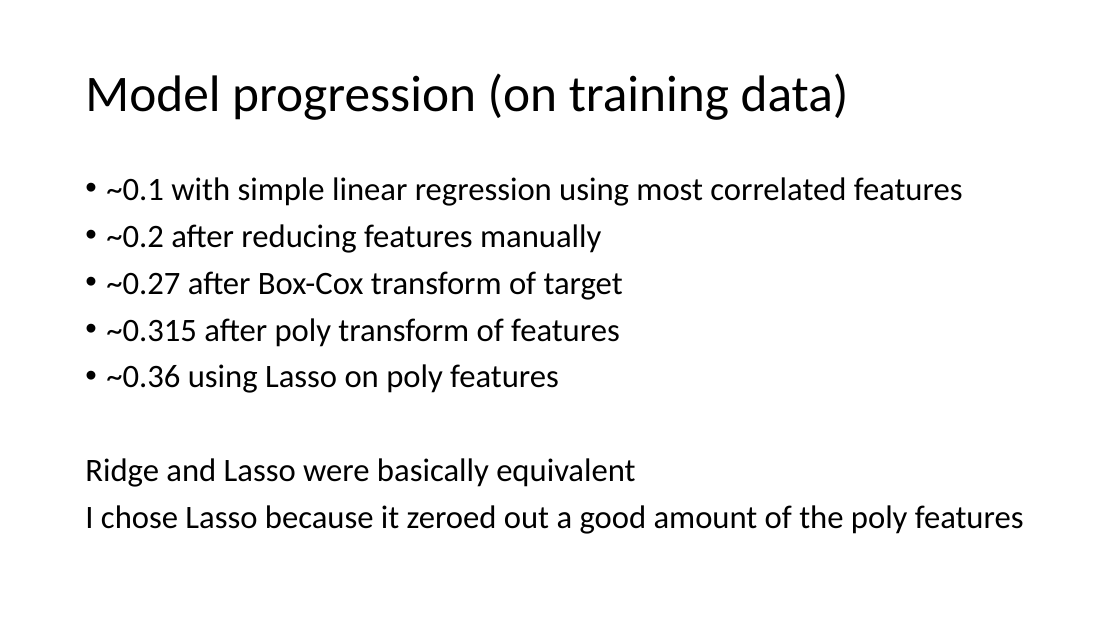
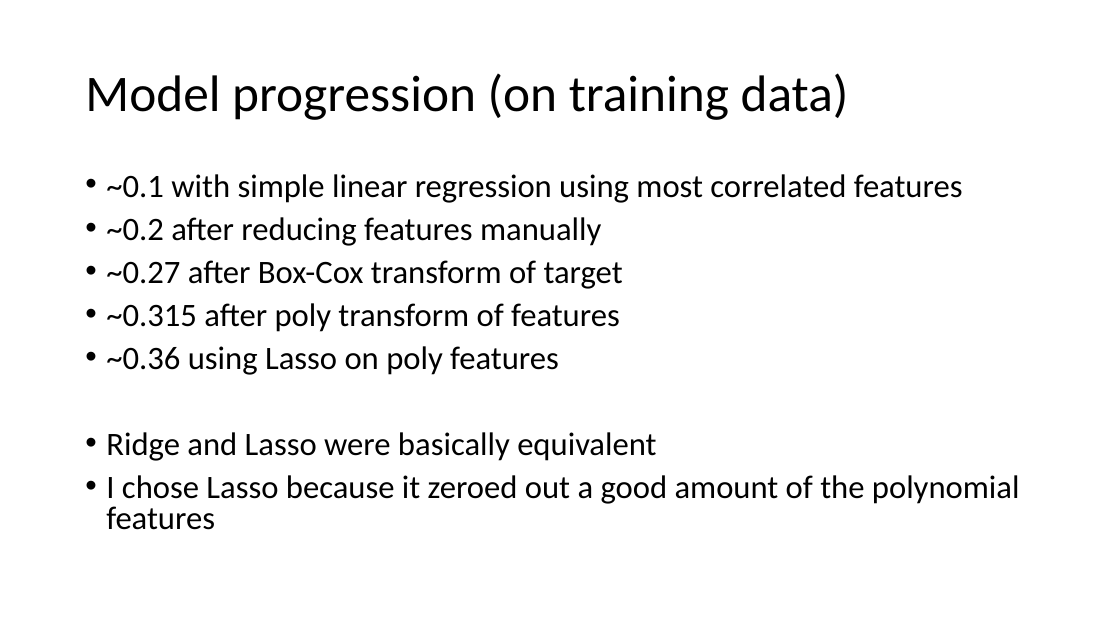
Before and after one commit to nkinnaird/CountyCovidIndexing, a slide deck: slide 15 of Presentation/CovidProjectPresentation.pptx (slide 11 before the commit). Drawn at 1120x630 pixels with LibreOffice and Linux fonts; fonts in the diff are those of the drawing. Boxes give left, top, right and bottom in pixels: in the first picture for what was removed or moved away, otherwise in the second. Text is boxed around its words. In the diff, an @@ line names an element or a change of style, - is before the commit and + after.

```diff
--- a/Presentation/CovidProjectPresentation.pptx
+++ b/Presentation/CovidProjectPresentation.pptx
@@ text at box(106, 174, 963, 461): line spacing 0.9 to 0.8; bullet none to • @@
@@ text at box(106, 475, 1020, 530): text changed @@
-I chose Lasso because it zeroed out a good amount of the poly features
+• I chose Lasso because it zeroed out a good amount of the polynomial features
```
Also in this commit, not shown: 6 other slides changed, 9 slides added, 5 slides removed, 25 other files.
